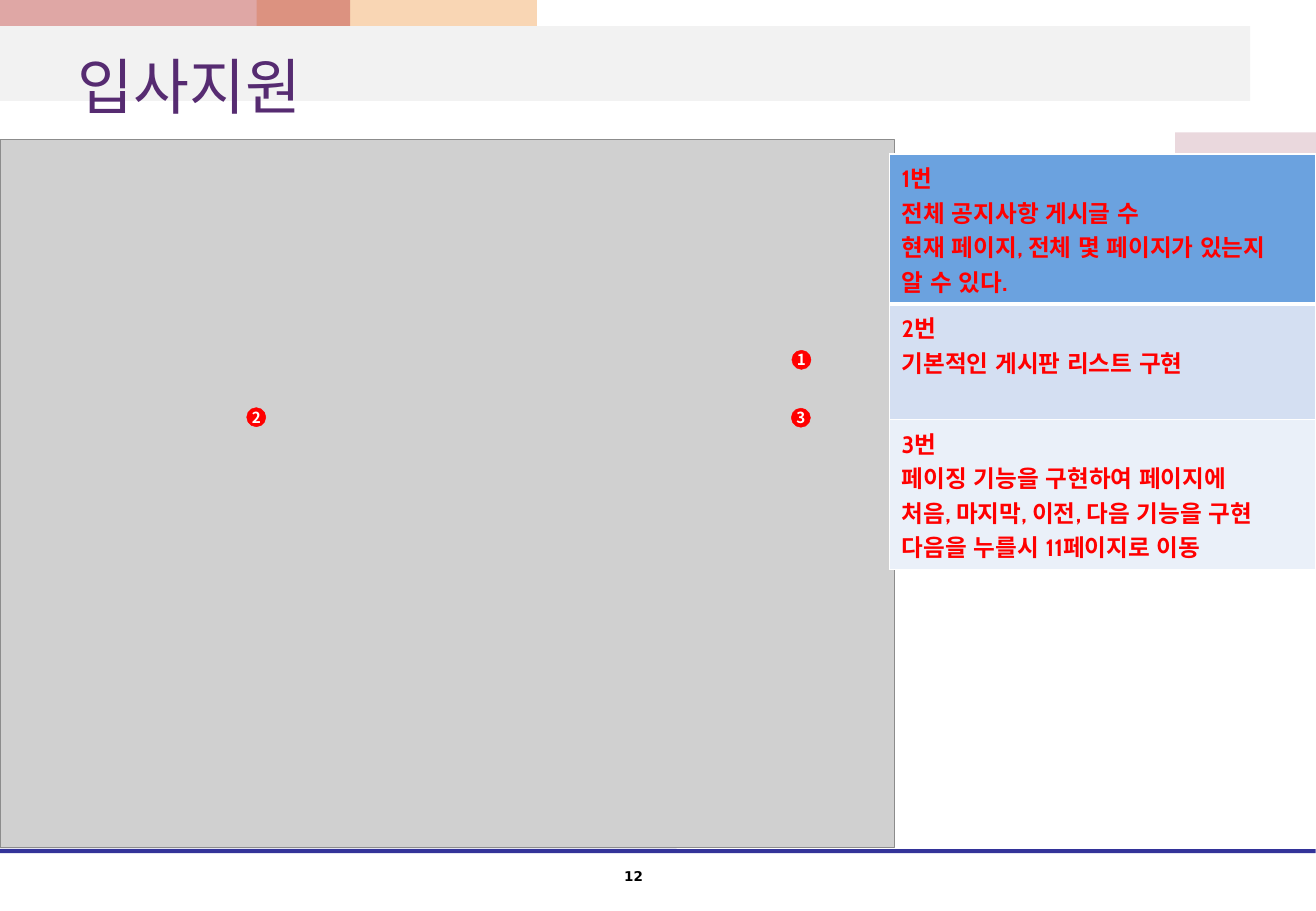
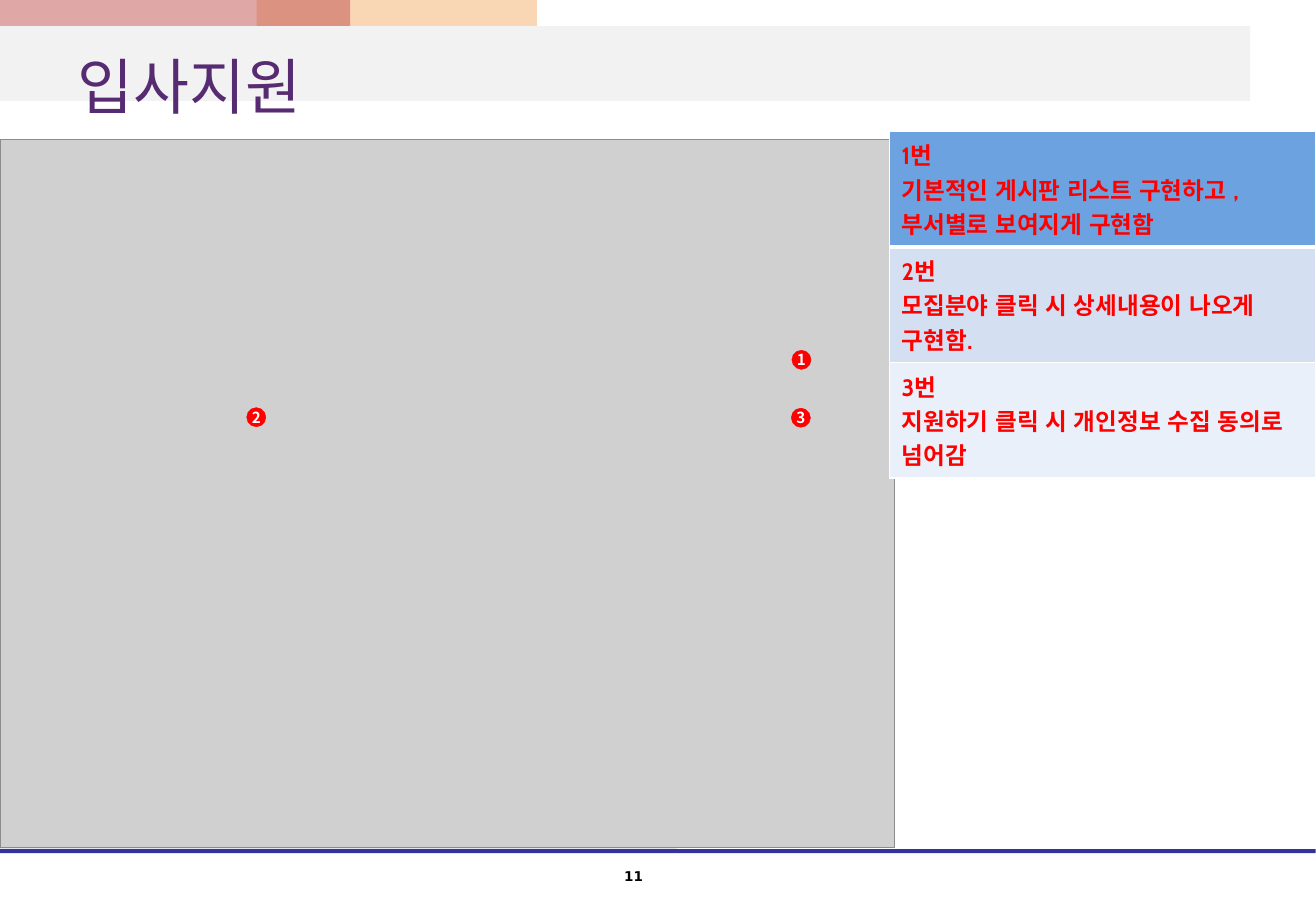
Before and after one commit to kshwang/javapj, a slide deck: slide 11 of 웹1팀_프로젝트_화면설계서.pptx (slide 12 before the commit). Drawn at 1316x911 pixels with LibreOffice and Linux fonts; fonts in the diff are those of the drawing; grey boxes stand for pictures. Boxes give left, top, right and bottom in pixels: in the first picture for what was removed or moved away, otherwise in the second. Text is boxed around its words. In the diff, an @@ line names an element or a change of style, - is before the commit and + after.

```diff
--- a/웹1팀_프로젝트_화면설계서.pptx
+++ b/웹1팀_프로젝트_화면설계서.pptx
@@ table at (889,131,1315,477) @@
-row 1, column 1: 1번 / 전체 공지사항 게시글 수 / 현재 페이지, 전체 몇 페이지가 있는지 / 알 수 있다.
+row 1, column 1: 1번 / 기본적인 게시판 리스트 구현하고 , / 부서별로 보여지게 구현함
-row 2, column 1: 2번 / 기본적인 게시판 리스트 구현
+row 2, column 1: 2번 / 모집분야 클릭 시 상세내용이 나오게 구현함.
-row 3, column 1: 3번 / 페이징 기능을 구현하여 페이지에 / 처음, 마지막, 이전, 다음 기능을 구현 / 다음을 누를시 11페이지로 이동
+row 3, column 1: 3번 / 지원하기 클릭 시 개인정보 수집 동의로 넘어감
@@ table: place and size @@
-table at (889,154,1315,562)
+table at (889,131,1315,477)
@@ page number at (624,871,643,881): text changed @@
-12
+11
```
Also in this commit, not shown: 10 other slides changed, 1 slide removed.
